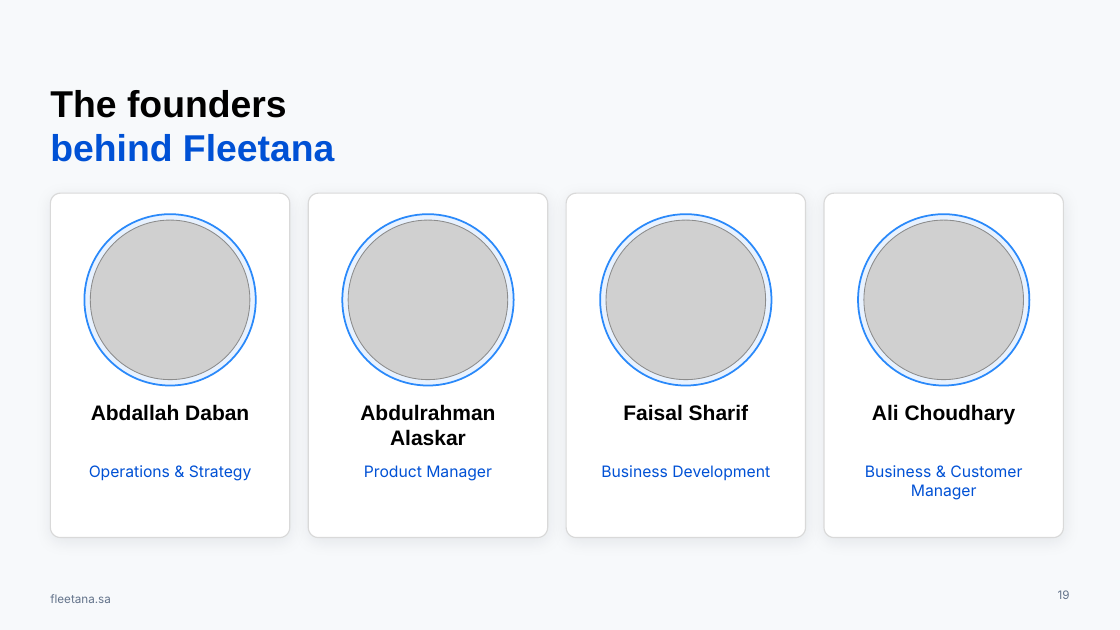
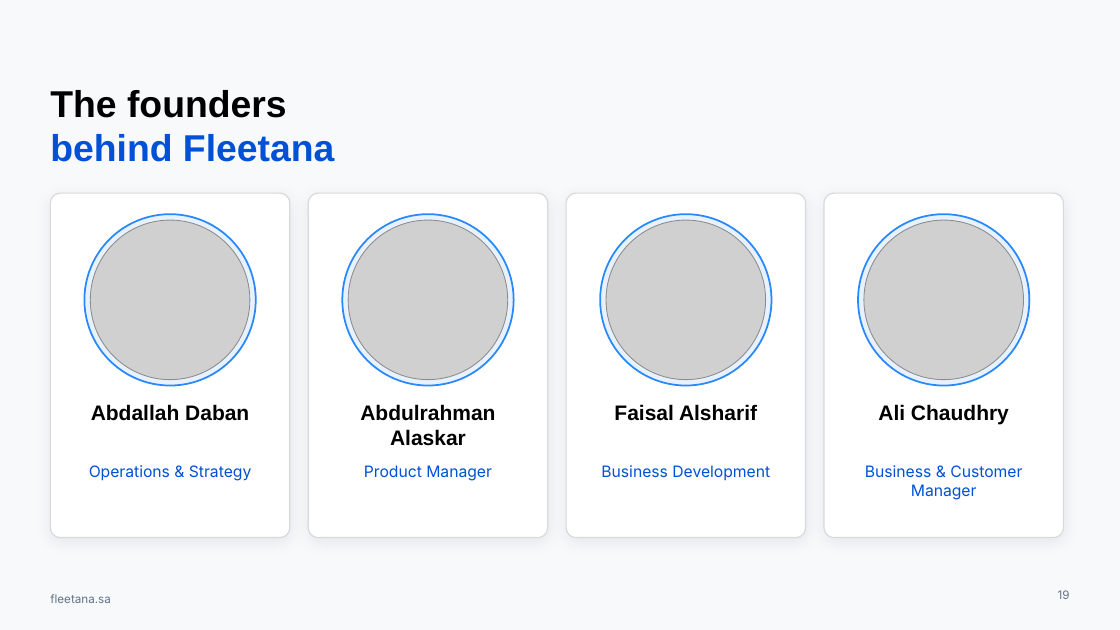
Before and after one commit to AbdallahDaban/Claude, a slide deck: slide 19 of fleetana-launch/brand/profile/Fleetana-Company-Profile-EN.pptx. Drawn at 1120x630 pixels with LibreOffice and Linux fonts; fonts in the diff are those of the drawing; grey boxes stand for pictures; background and template pictures are left out. Boxes give left, top, right and bottom in pixels: in the first picture for what was removed or moved away, otherwise in the second. Text is boxed around its words. In the diff, an @@ line names an element or a change of style, - is before the commit and + after.

```diff
--- a/fleetana-launch/brand/profile/Fleetana-Company-Profile-EN.pptx
+++ b/fleetana-launch/brand/profile/Fleetana-Company-Profile-EN.pptx
@@ text at [614, 404, 757, 421]: text changed @@
-Faisal Sharif
+Faisal Alsharif
@@ text at [878, 404, 1009, 424]: text changed @@
-Ali Choudhary
+Ali Chaudhry
```
Also in this commit, not shown: 8 other slides changed, 7 other files.
